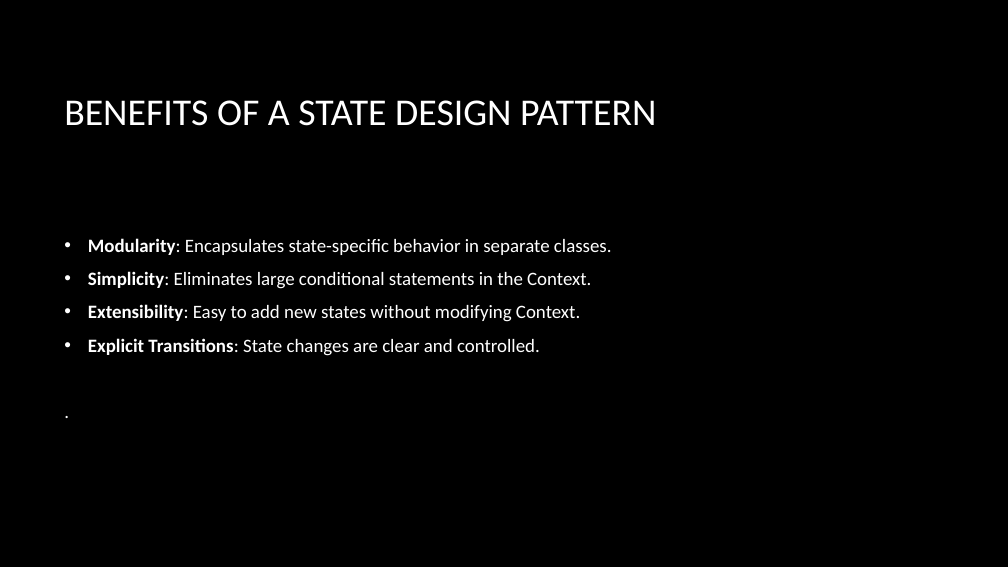
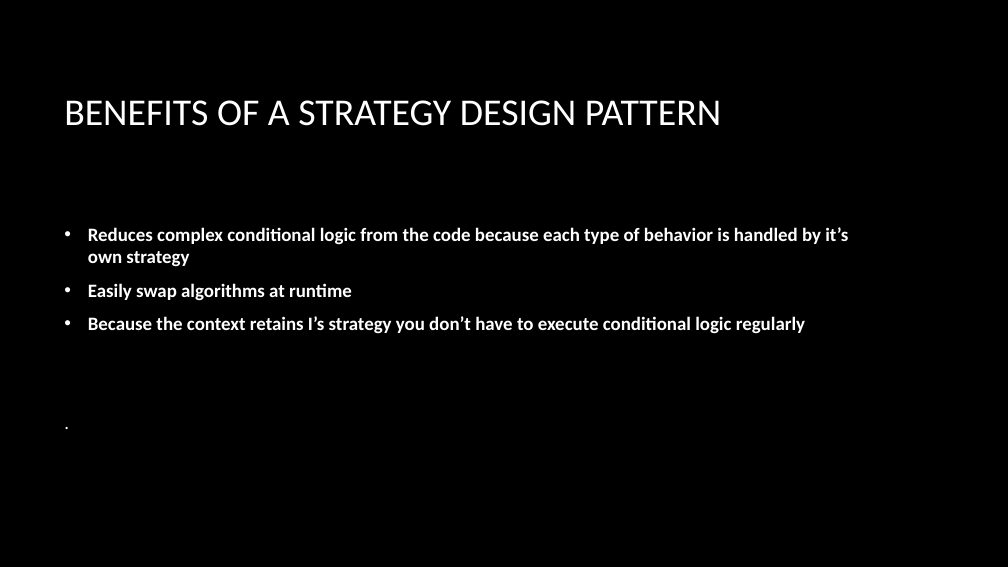
Before and after one commit to dundane/CSC360Demos, a slide deck: slide 99 of CSC360Demo/Design Patterns Slide Show.pptx. Drawn at 1008x567 pixels with LibreOffice and Linux fonts; fonts in the diff are those of the drawing; background and template pictures are left out. Boxes give left, top, right and bottom in pixels: in the first picture for what was removed or moved away, otherwise in the second. Text is boxed around its words. In the diff, an @@ line names an element or a change of style, - is before the commit and + after.

Commit message:
Update for strategy

```diff
--- a/CSC360Demo/Design Patterns Slide Show.pptx
+++ b/CSC360Demo/Design Patterns Slide Show.pptx
@@ title at (64, 100, 721, 126): text changed @@
-BENEFITS OF A STATE DESIGN PATTERN
+BENEFITS OF A STRATEGY DESIGN PATTERN
@@ text at (88, 227, 848, 334): text changed; bold on @@
-• Modularity: Encapsulates state-specific behavior in separate classes.
-• Simplicity: Eliminates large conditional statements in the Context.
-• Extensibility: Easy to add new states without modifying Context.
-• Explicit Transitions: State changes are clear and controlled.
+• Reduces complex conditional logic from the code because each type of behavior is handled by it’s own strategy
+• Easily swap algorithms at runtime
+• Because the context retains I’s strategy you don’t have to execute conditional logic regularly
```
Also in this commit, not shown: 8 other slides changed, 2 slides added.
